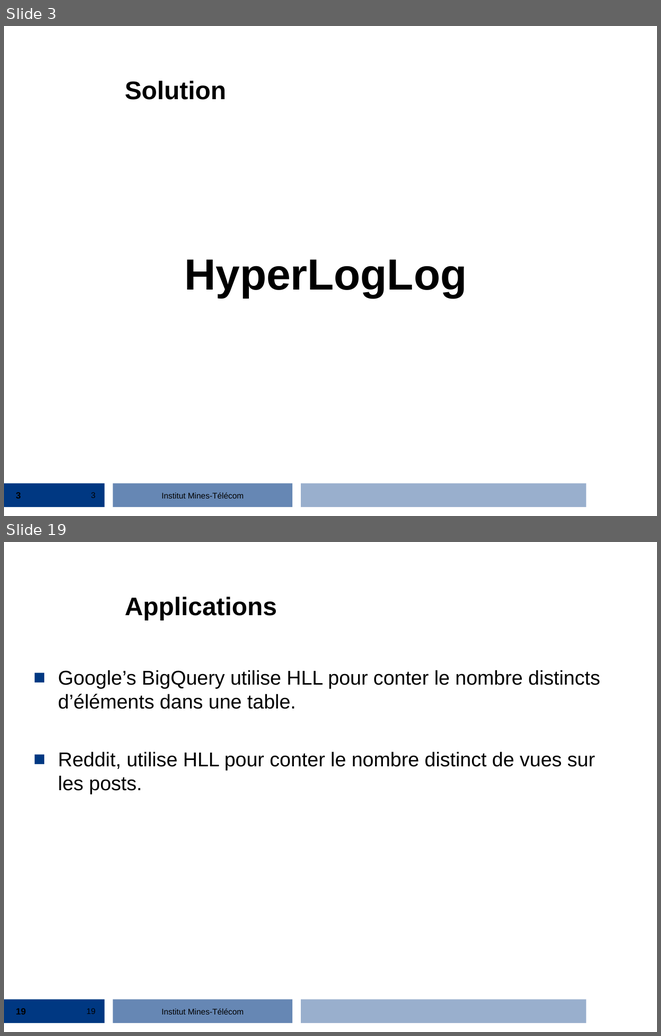
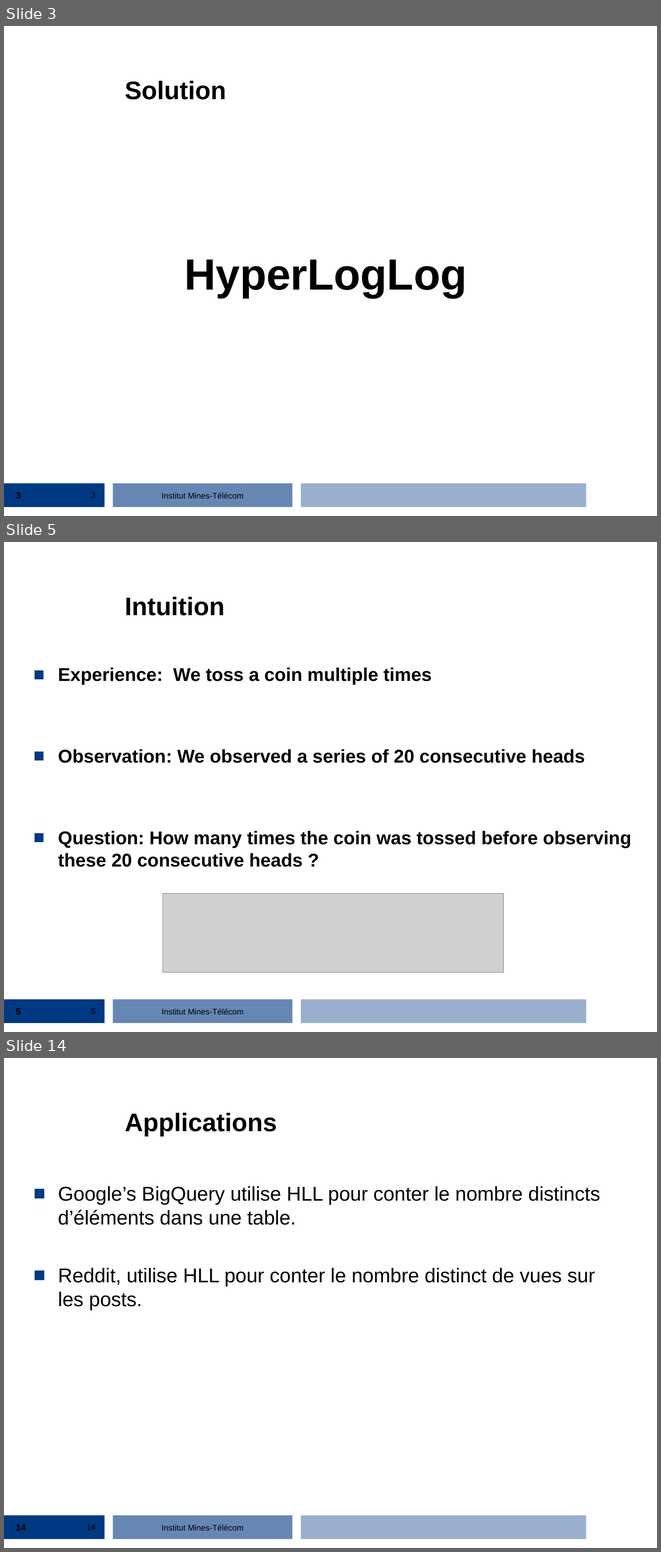
Before and after one commit to streaming-algorithms/hyper_log_log, a slide deck: 2_hyperloglog.ppt. Shown one above the other, each under a label of ours: slides 3 and 19 before the commit, slides 3, 5 and 14 after it; the slides between them are not shown. The pictures are 661x1036 and 661x1552 pixels, drawn with LibreOffice and Linux fonts; fonts in the diff are those of the drawing; grey boxes stand for pictures; background and template pictures are left out. Boxes give left, top, right and bottom in pixels: in the first picture for what was removed or moved away, otherwise in the second. Text is boxed around its words. In the diff, an @@ line names an element or a change of style, - is before the commit and + after.

```diff
--- a/2_hyperloglog.ppt
+++ b/2_hyperloglog.ppt
@@ slide 5 added at <box>4,542,657,1032</box>, background #FFFFFF; not listed: 4 template elements that a slide beside it also shows @@
@@ title added at <box>125,597,225,616</box>, 28 pt, text #000000, bold @@
+Intuition
@@ text added at <box>58,667,632,867</box>, 20.4 pt, text #000000, bold @@
+■ Experience: We toss a coin multiple times
+■ Observation: We observed a series of 20 consecutive heads
+■ Question: How many times the coin was tossed before observing these 20 consecutive heads ?
@@ picture added at <box>162,893,503,972</box> @@
@@ page number added at <box>16,1008,21,1014</box>, 10 pt, text #000000, bold @@
+5
@@ page number added at <box>91,1008,96,1014</box>, 9 pt, text #000000 @@
+5
@@ what was slide 19 is now slide 14 @@
@@ page number at <box>16,1524,26,1530</box>: text changed @@
-19
+14
@@ page number at <box>87,1524,96,1530</box>: text changed @@
-19
+14
```
Also in this commit, not shown: 12 other slides added, 18 slides removed.
